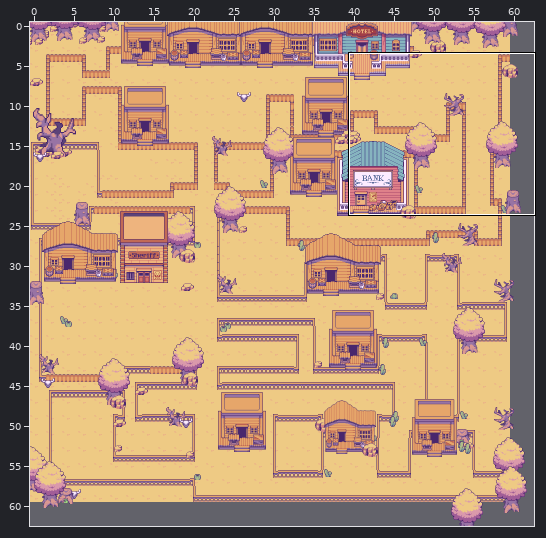
Tiled map: data/map1.tmx. Above, an overview of the earlier version with the close-up marked.
Close-up. As it was:
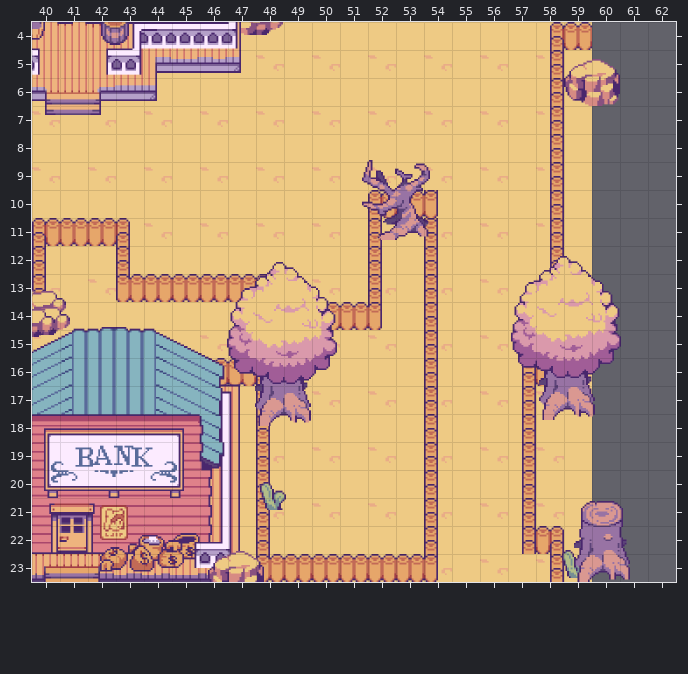
Cells are 64x64 px. Shown: x 40..62, y 4..23. The commit also changed other parts of the map, which this record leaves out.
Now the later version:
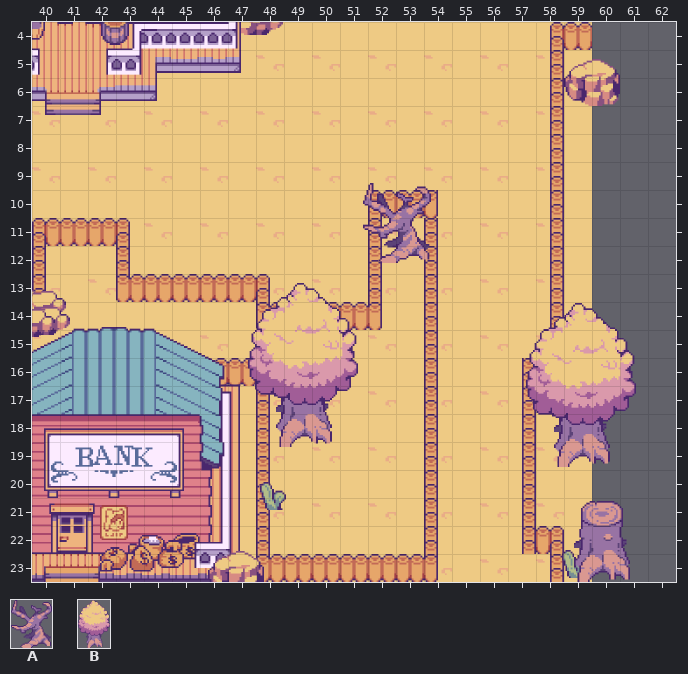
Key: from "objects": A 6 "dead_tree_1", B 18 "tree".
Objects are placed by their top-left corner, in cells (3,4 is the top-left corner of cell 3,4); size is 1x1 cell unless given.
Diff:
{"where": "layer \"Object\""}
{"was": "A \"dead_tree_1\" at 51.8,8.9 size 2.4x2.9", "now": "A \"dead_tree_1\" at 51.8,9.8 size 2.4x2.9"}
{"was": "B \"tree\" at 47,12.6 size 3.9x5.9", "now": "B \"tree\" at 47.7,13.3 size 3.9x5.9"}
{"was": "B \"tree\" at 57.1,12.4 size 3.9x5.9", "now": "B \"tree\" at 57.6,14 size 3.9x5.9"}
{"label":"changed","picture_box":[362,160,431,263]}
{"label":"changed","picture_box":[511,256,636,467]}
{"label":"changed","picture_box":[227,262,358,447]}
